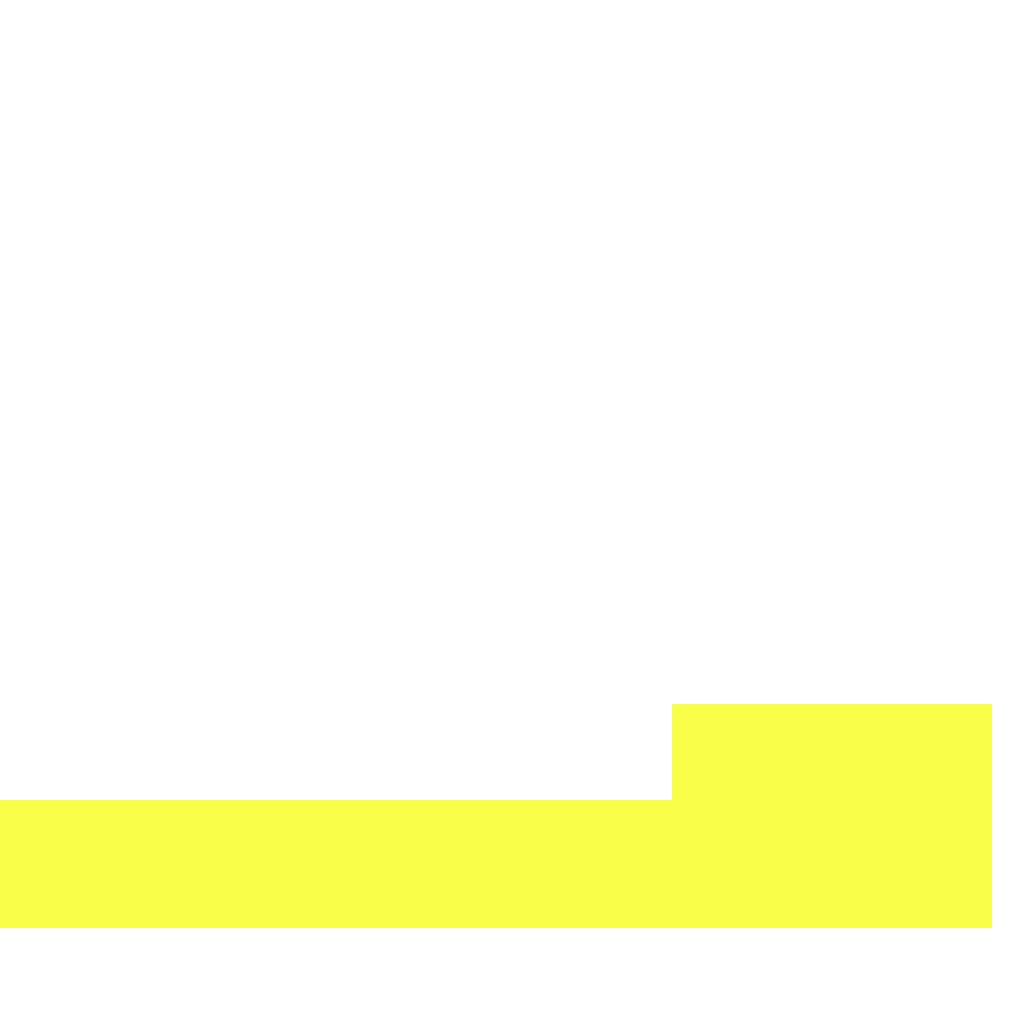
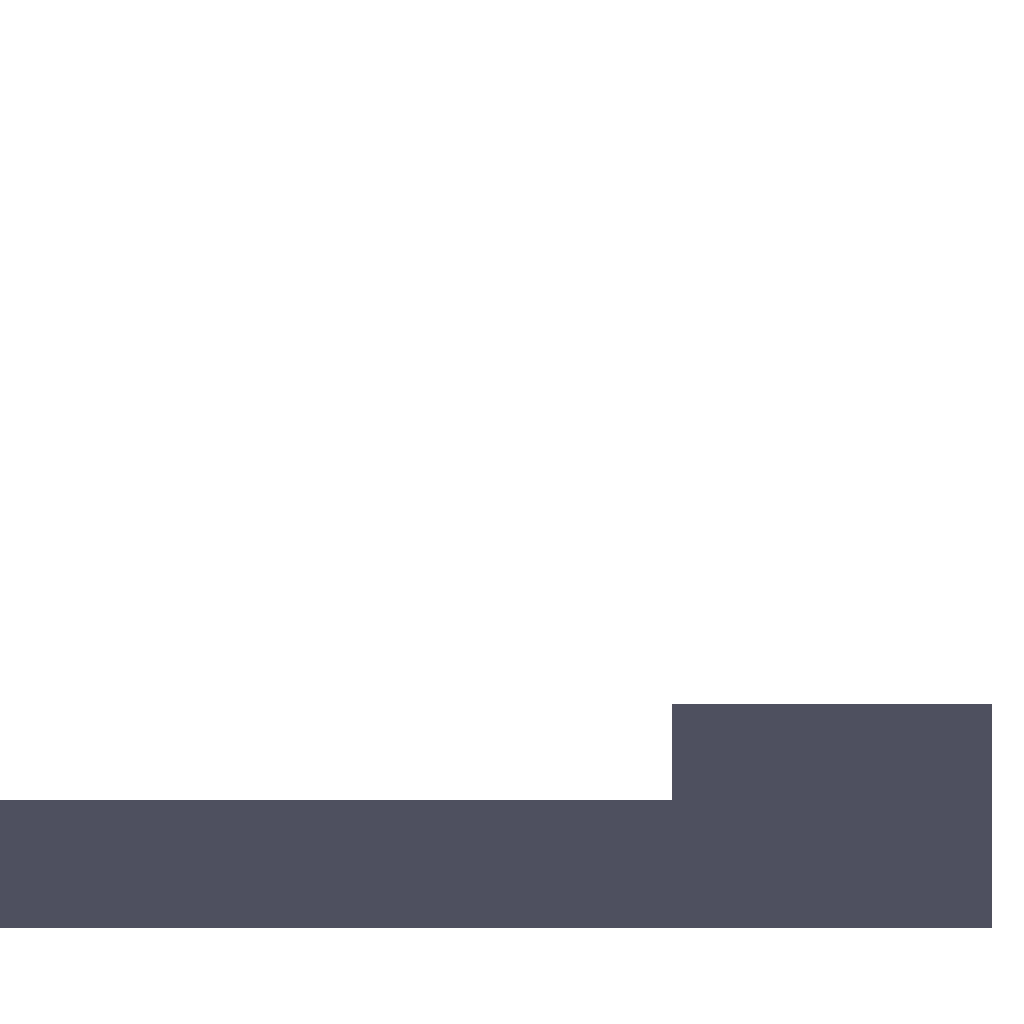
Comparing the layer stacks of the two w=1024, h=1024 images. Changes:
painted on "Layer 3" over (0, 704, 992, 928)
